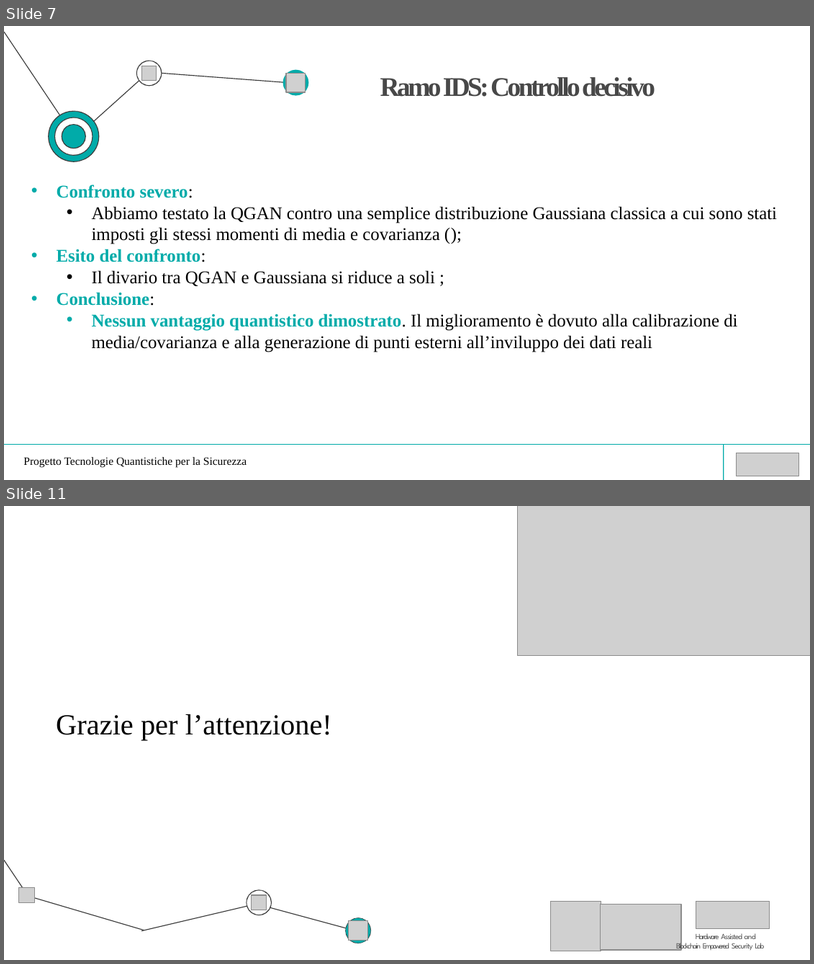
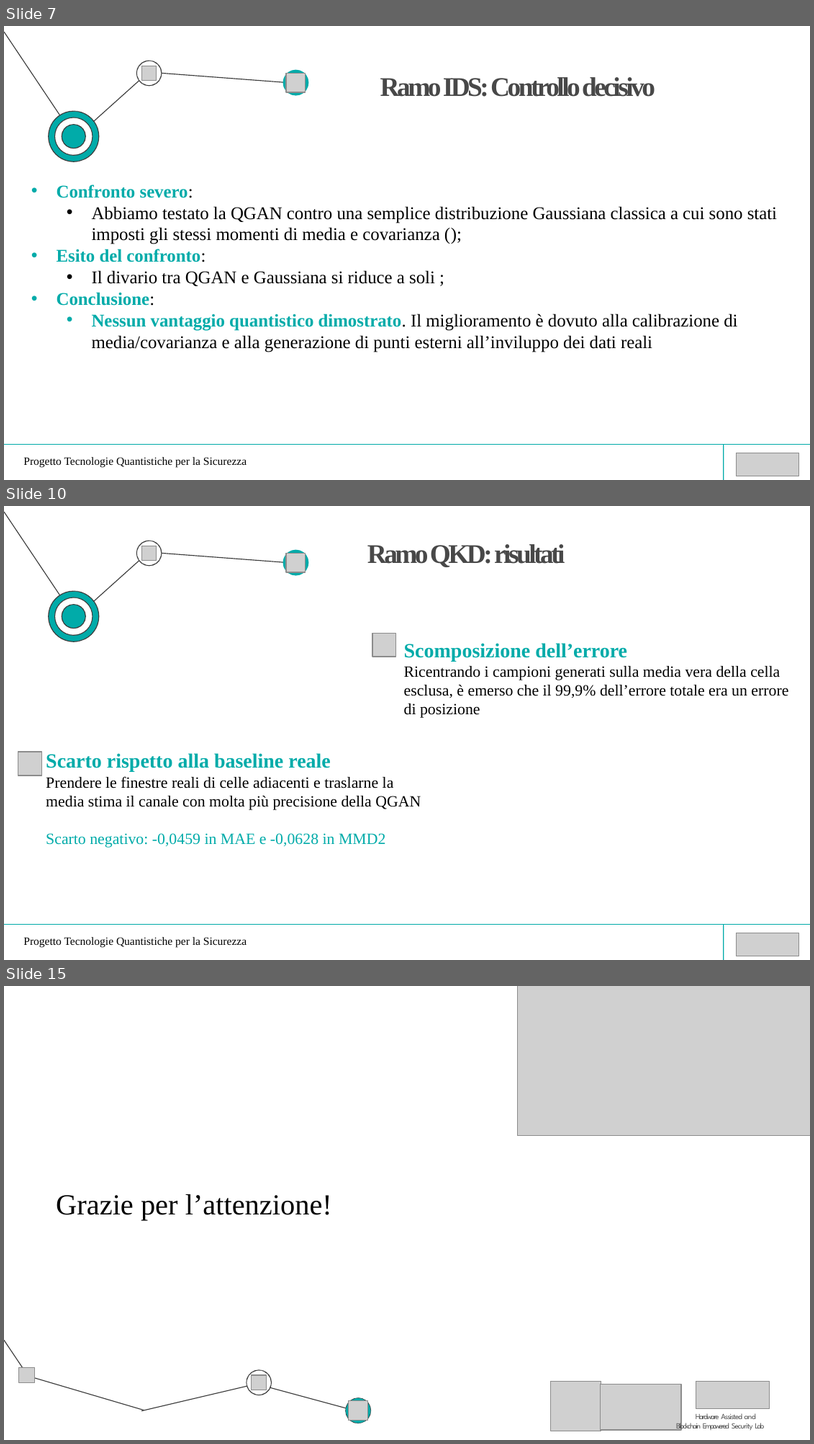
Before and after one commit to nf0101/qgan-qber, a slide deck: docs/presentazione.pptx. Shown one above the other, each under a label of ours: slides 7 and 11 before the commit, slides 7, 10 and 15 after it; the slides between them are not shown. The pictures are 814x964 and 814x1444 pixels, drawn with LibreOffice and Linux fonts; fonts in the diff are those of the drawing; grey boxes stand for pictures. Boxes give left, top, right and bottom in pixels: in the first picture for what was removed or moved away, otherwise in the second. Text is boxed around its words. In the diff, an @@ line names an element or a change of style, - is before the commit and + after.

```diff
--- a/docs/presentazione.pptx
+++ b/docs/presentazione.pptx
@@ slide 10 added at (4,506,810,960), background #FFFFFF @@
@@ title added at (368,544,565,567), 24 pt, text #484848, bold @@
+Ramo QKD: risultati
@@ group added at (4,512,309,642): 10 freeform shapes, 2 pictures @@
@@ picture added at (373,633,396,656) @@
@@ text added at (404,643,789,718), 14 pt, text #000000 @@
+Scomposizione dell’errore
+Ricentrando i campioni generati sulla media vera della cella esclusa, è emerso che il 99,9% dell’errore totale era un errore di posizione
@@ picture added at (18,751,42,775) @@
@@ text added at (46,753,421,847), 14 pt, text #000000 @@
+Scarto rispetto alla baseline reale
+Prendere le finestre reali di celle adiacenti e traslarne la media stima il canale con molta più precisione della QGAN
+Scarto negativo: -0,0459 in MAE e -0,0628 in MMD2
@@ freeform shape added at (4,924,810,924), outline #01ABA9 0.75 pt @@
@@ text added at (23,937,247,947), 10 pt, text #000000 @@
+Progetto Tecnologie Quantistiche per la Sicurezza
@@ freeform shape added at (723,924,724,959), fill #01ABA9 @@
@@ picture added at (736,932,799,956) @@
@@ what was slide 11 is now slide 15 @@
```
Also in this commit, not shown: 4 slides changed, 4 other slides added, 1 slide removed, 1 other file.
